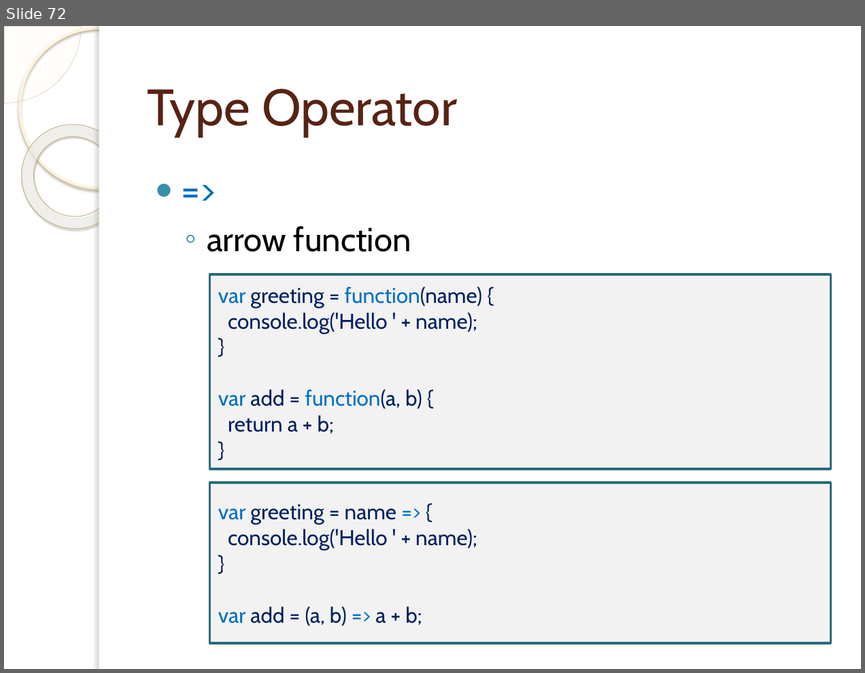
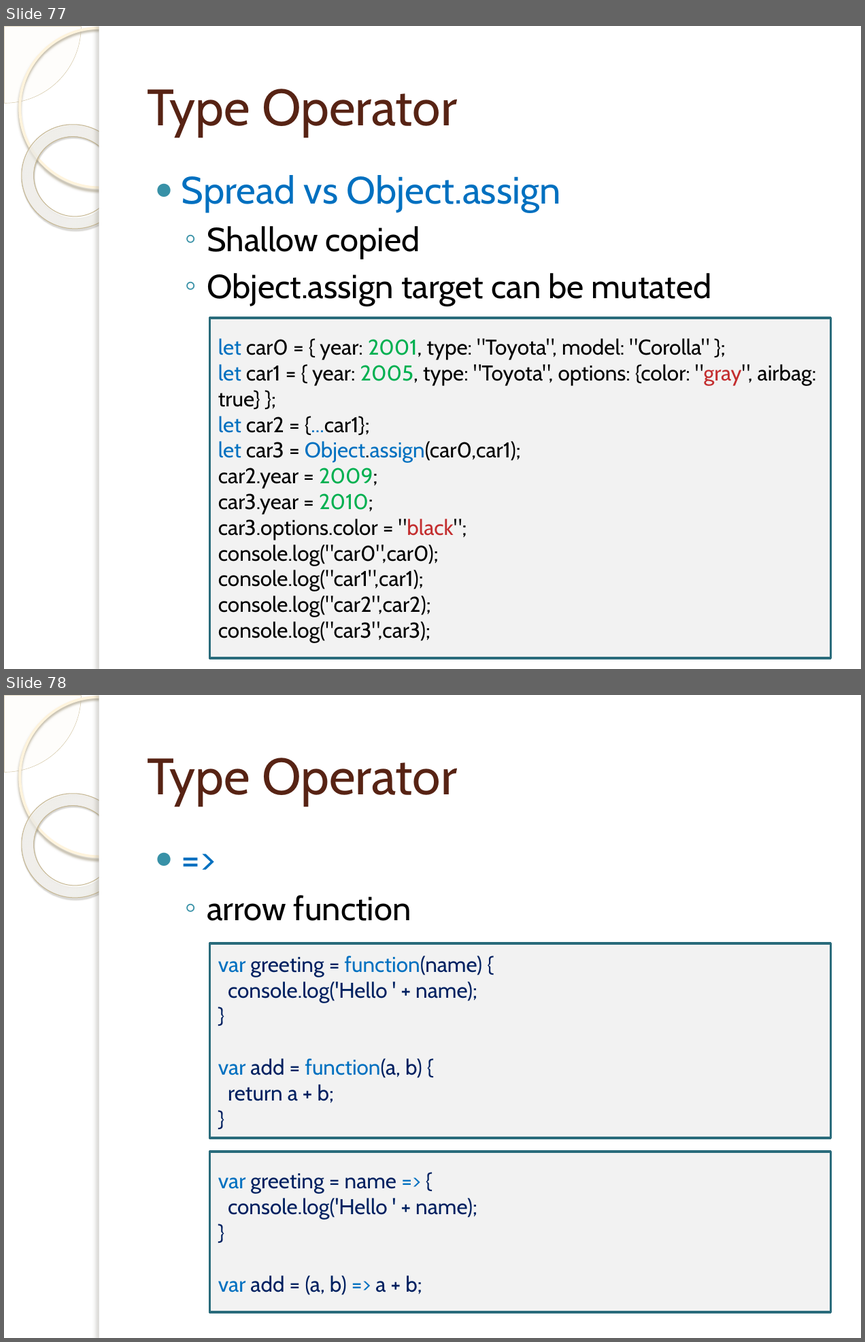
Before and after one commit to tassun/train-ts, a slide deck: Introduction to TypeScript.pptx. Shown one above the other, each under a label of ours: slide 72 before the commit, slides 77 and 78 after it. The pictures are 865x673 and 865x1342 pixels, drawn with LibreOffice and Linux fonts; fonts in the diff are those of the drawing; background and template pictures are left out. Boxes give left, top, right and bottom in pixels: in the first picture for what was removed or moved away, otherwise in the second. Text is boxed around its words. In the diff, an @@ line names an element or a change of style, - is before the commit and + after.

```diff
--- a/Introduction to TypeScript.pptx
+++ b/Introduction to TypeScript.pptx
@@ slide 77 added at <box>4,26,861,669</box>, background picture (left out); not listed: 5 template elements that a slide beside it also shows @@
@@ title added at <box>147,89,457,136</box>, 43 pt, text #572314 @@
+Type Operator
@@ text added at <box>181,175,712,305</box>, 28 pt, text #000000 @@
+● Spread vs Object.assign
+  ◦ Shallow copied
+  ◦ Object.assign target can be mutated
@@ rectangle added at <box>209,318,830,658</box>, fill #F2F2F2, outline #296B7C 2 pt, 18 pt, text #000000 @@
+let car0 = { year: 2001, type: "Toyota", model: "Corolla" };
+let car1 = { year: 2005, type: "Toyota", options: {color: "gray", airbag: true} };
+let car2 = {...car1};
+let car3 = Object.assign(car0,car1);
+car2.year = 2009;
+car3.year = 2010;
+car3.options.color = "black";
+console.log("car0",car0);
+console.log("car1",car1);
+console.log("car2",car2);
+console.log("car3",car3);
@@ what was slide 72 is now slide 78 @@
```
Also in this commit, not shown: 3 slides changed, 5 other slides added, 1 other file.
